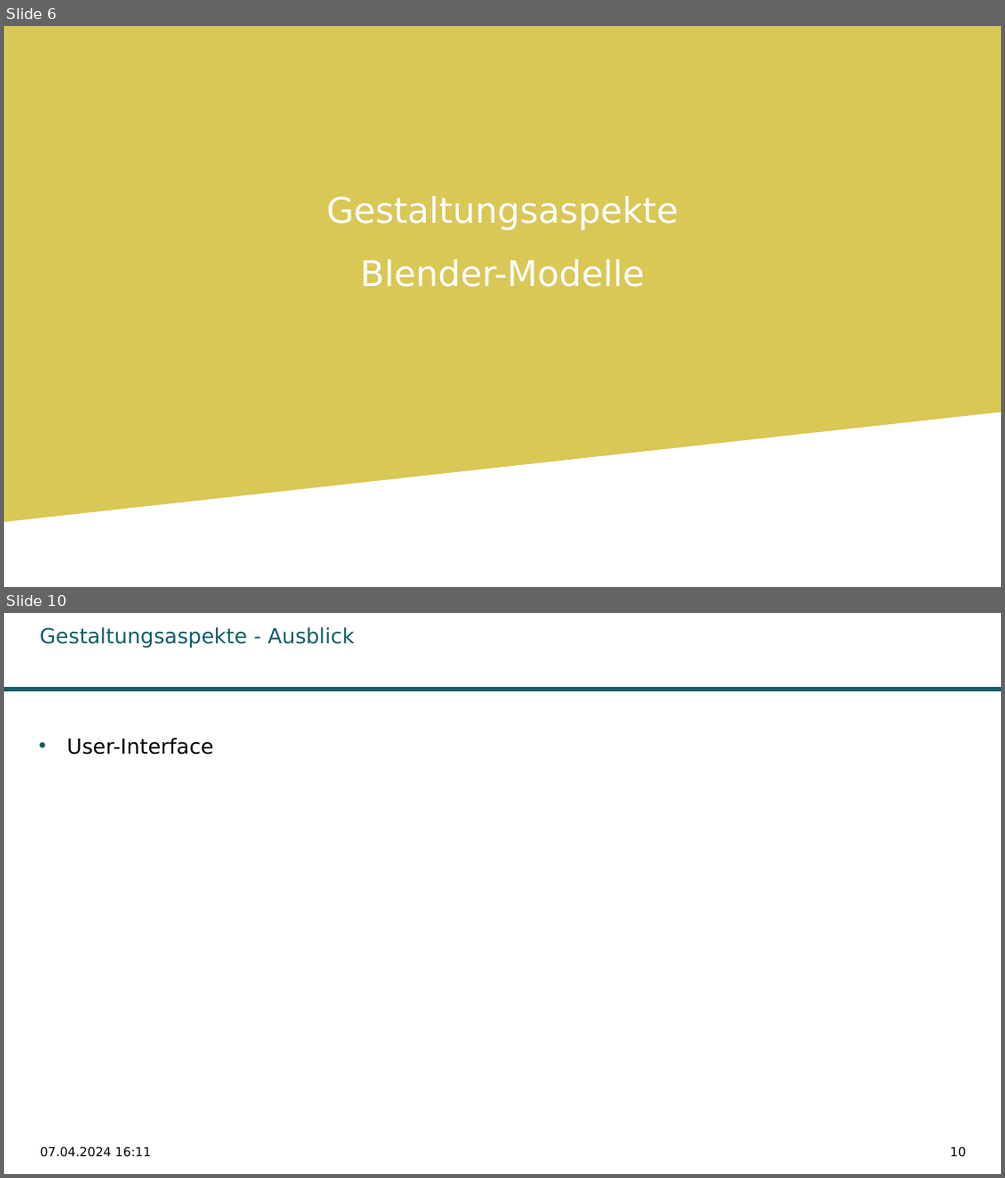
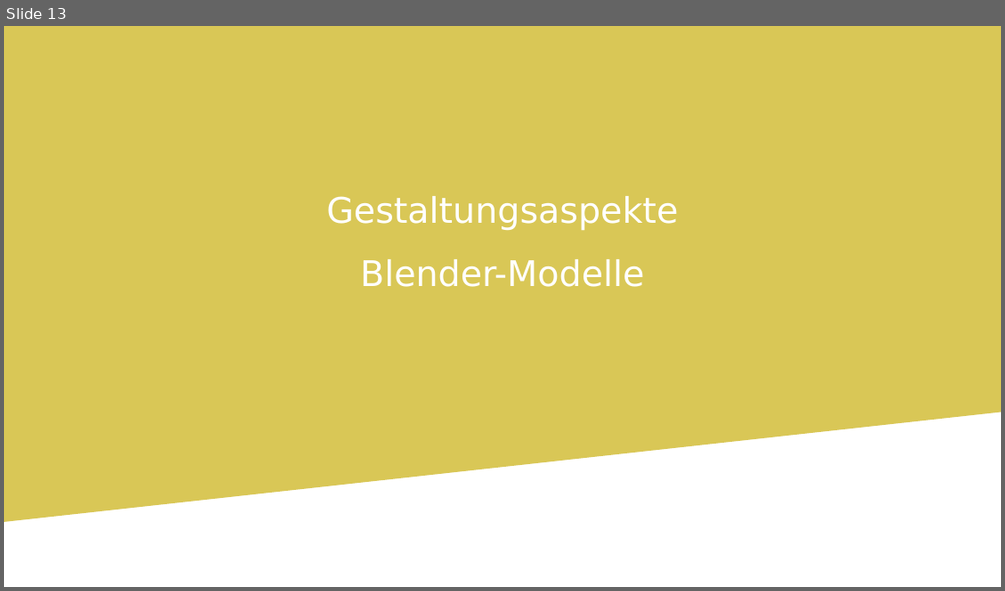
Before and after one commit to LaraBiewers/Teamprojekt_GameDev, a slide deck: Abschlusspraesentation.odp. Shown one above the other, each under a label of ours: slides 6 and 10 before the commit, slide 13 after it; the slides between them are not shown. The pictures are 1005x1178 and 1005x591 pixels, drawn with LibreOffice and Linux fonts; fonts in the diff are those of the drawing; background and template pictures are left out. Boxes give left, top, right and bottom in pixels: in the first picture for what was removed or moved away, otherwise in the second. Text is boxed around its words. In the diff, an @@ line names an element or a change of style, - is before the commit and + after.

```diff
--- a/Abschlusspraesentation.odp
+++ b/Abschlusspraesentation.odp
@@ slide 10 removed at <box>4,613,1001,1174</box>, background #FFFFFF @@
@@ title removed at <box>40,627,354,648</box> @@
-Gestaltungsaspekte - Ausblick
@@ freeform shape removed at <box>4,686,1001,690</box> @@
@@ text removed at <box>67,738,214,755</box> @@
-• User-Interface
@@ text removed at <box>40,1146,151,1157</box> @@
-07.04.2024 16:11
@@ page number removed at <box>950,1146,966,1157</box> @@
-10
@@ what was slide 6 is now slide 13 @@
```
Also in this commit, not shown: 7 slides changed, 10 slides added, 2 other slides removed.
